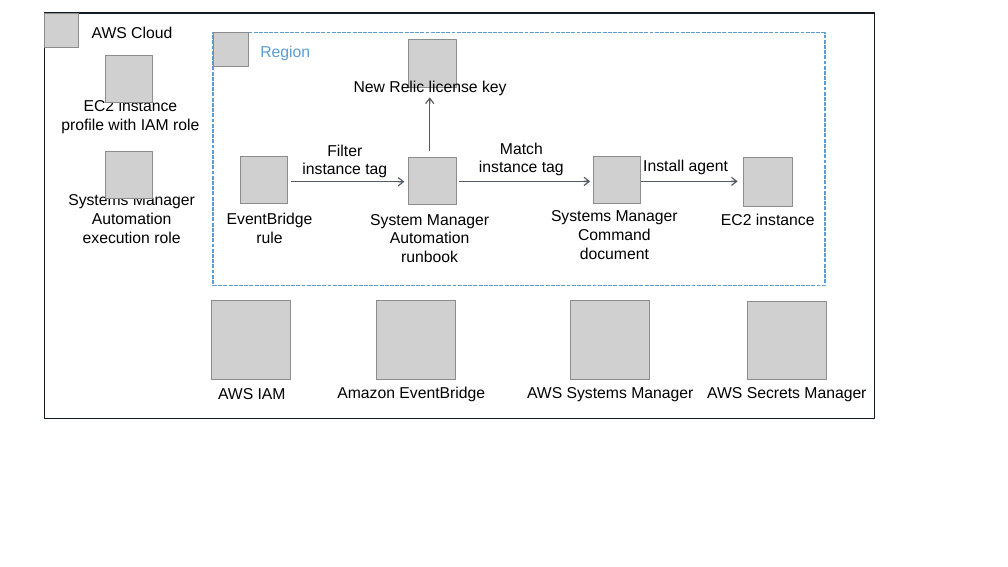
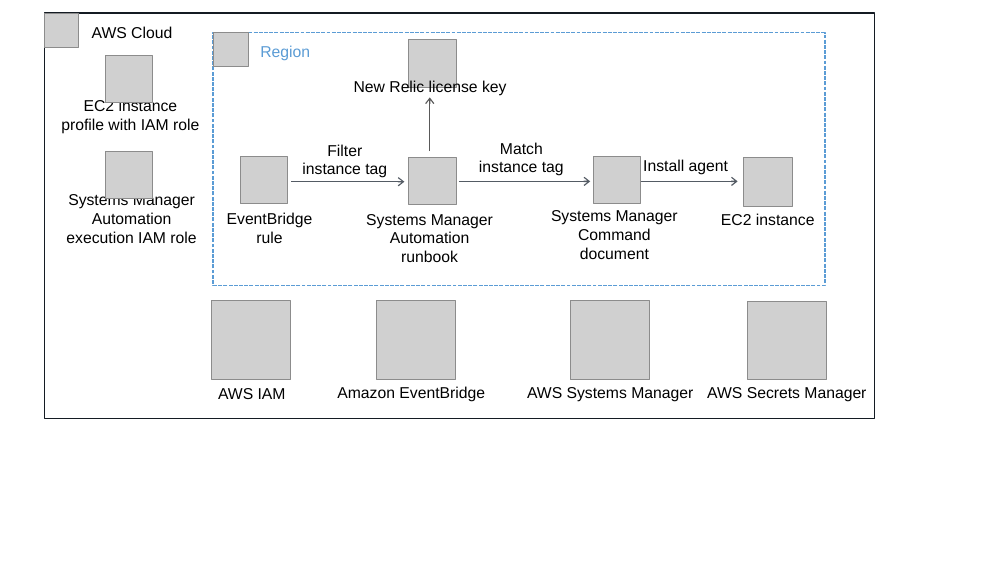
Before and after one commit to aws-quickstart/quickstart-new-relic-tdp, a slide deck: slide 1 of docs/images/new-relic-architecture-diagram.pptx. Drawn at 1008x567 pixels with LibreOffice and Linux fonts; fonts in the diff are those of the drawing; grey boxes stand for pictures. Boxes give left, top, right and bottom in pixels: in the first picture for what was removed or moved away, otherwise in the second. Text is boxed around its words. In the diff, an @@ line names an element or a change of style, - is before the commit and + after.

```diff
--- a/docs/images/new-relic-architecture-diagram.pptx
+++ b/docs/images/new-relic-architecture-diagram.pptx
@@ text at (66,192,196,243): text changed @@
-Systems Manager Automation execution role
+Systems Manager Automation execution IAM role
@@ text at (366,214,493,262): text changed @@
-System Manager Automation runbook
+Systems Manager Automation runbook
```
Also in this commit, not shown: 13 other files.
